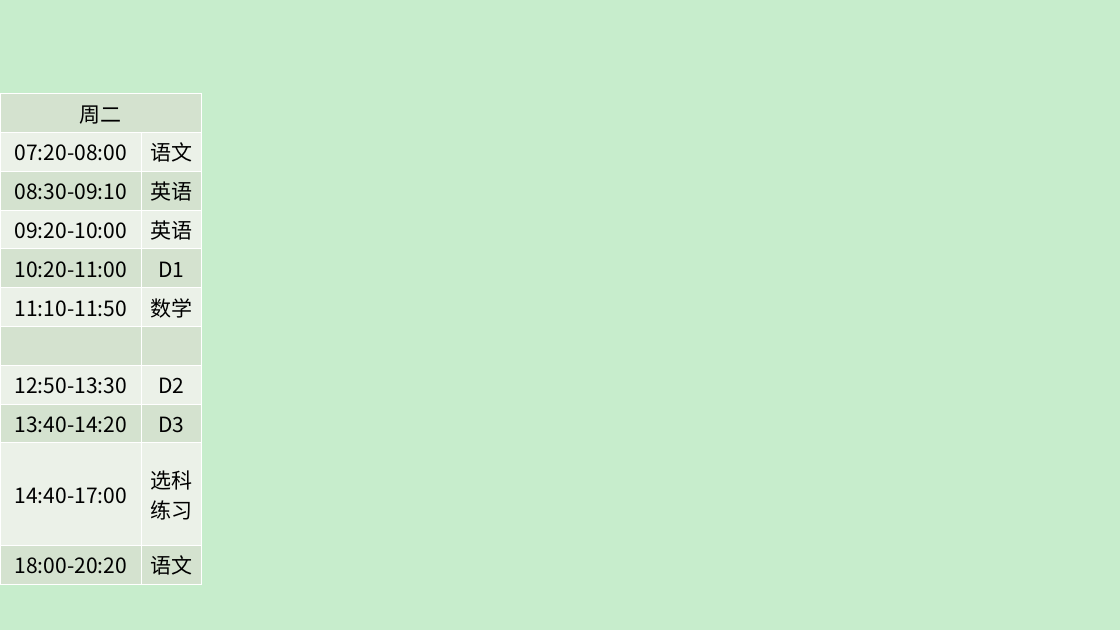
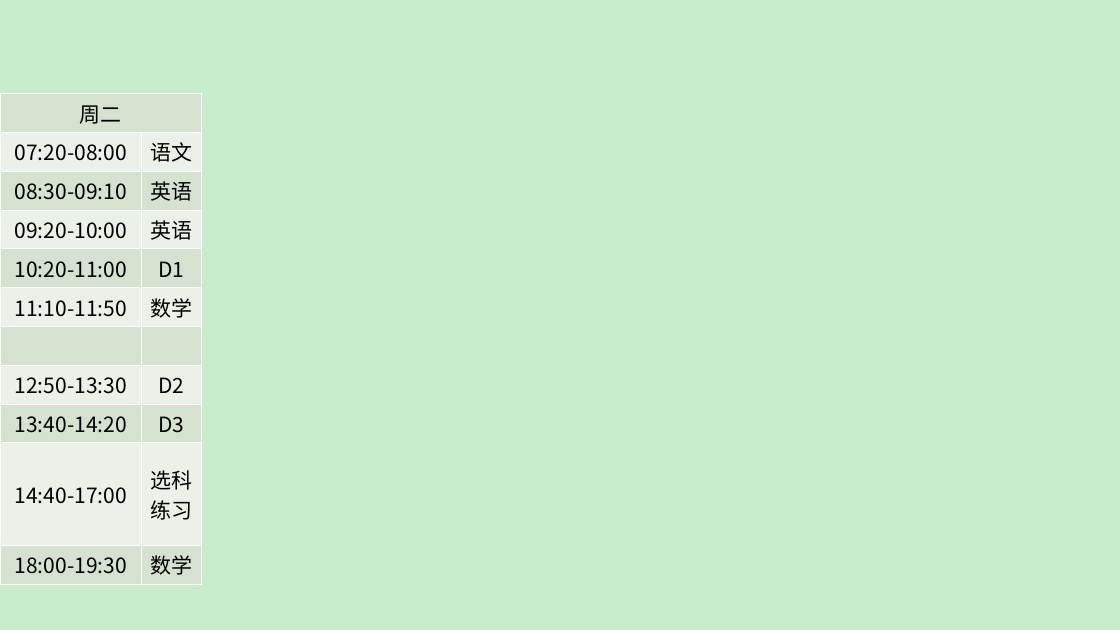
Before and after one commit to ZhichuCen/multifunctionwallpaper, a slide deck: slide 2 of 课表.pptx. Drawn at 1120x630 pixels with LibreOffice and Linux fonts; fonts in the diff are those of the drawing. Boxes give left, top, right and bottom in pixels: in the first picture for what was removed or moved away, otherwise in the second. Text is boxed around its words. In the diff, an @@ line names an element or a change of style, - is before the commit and + after.

```diff
--- a/课表.pptx
+++ b/课表.pptx
@@ table at <box>0,93,202,579</box> @@
-row 11, column 1: 18:00-20:20
+row 11, column 1: 18:00-19:30
-row 11, column 2: 语文
+row 11, column 2: 数学
```
Also in this commit, not shown: 1 other slide changed, 5 other files.
